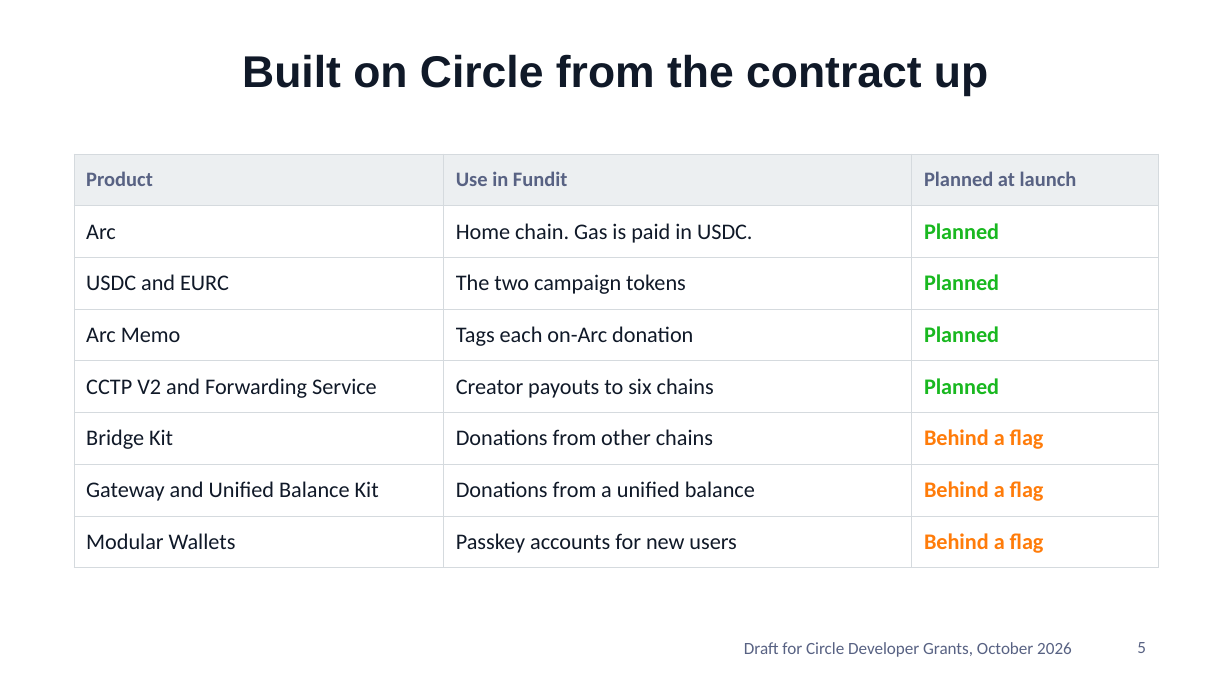
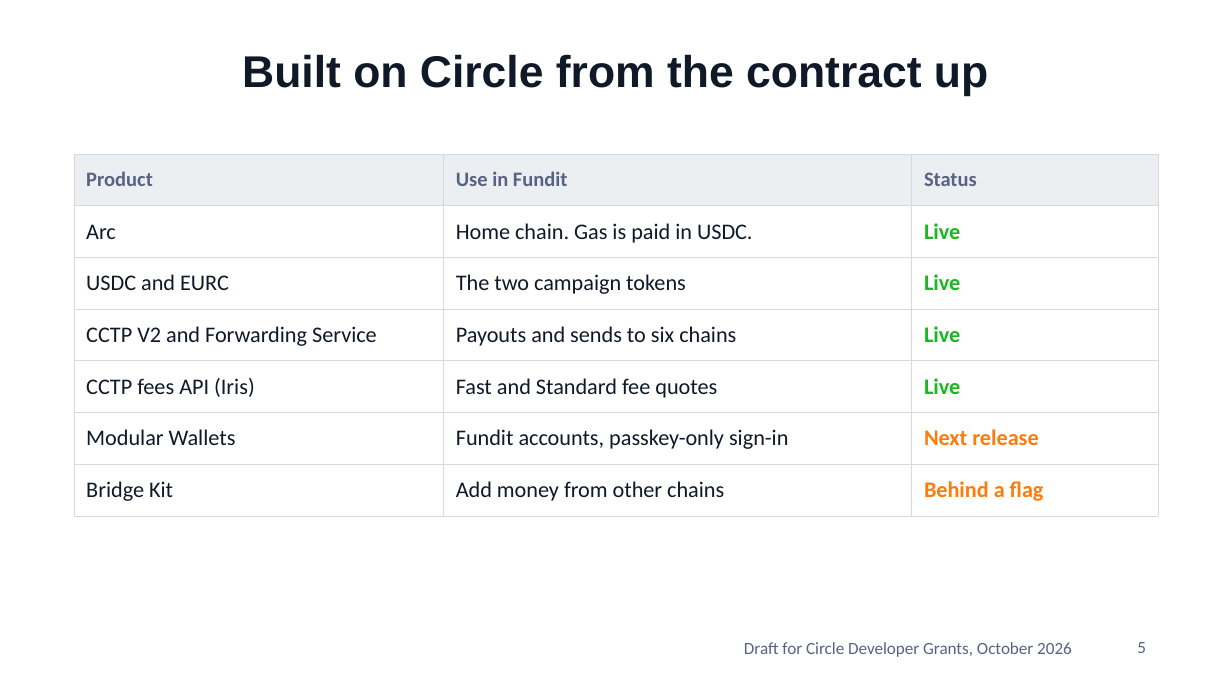
Before and after one commit to xanderslabs/Fundit, a slide deck: slide 5 of docs/fundit-pitch-deck.pptx. Drawn at 1232x693 pixels with LibreOffice and Linux fonts; fonts in the diff are those of the drawing; background and template pictures are left out. Boxes give left, top, right and bottom in pixels: in the first picture for what was removed or moved away, otherwise in the second. Text is boxed around its words. In the diff, an @@ line names an element or a change of style, - is before the commit and + after.

```diff
--- a/docs/fundit-pitch-deck.pptx
+++ b/docs/fundit-pitch-deck.pptx
@@ table at (74,154,1158,505) @@
-row 1: Product | Use in Fundit | Planned at launch
-row 2: Arc | Home chain. Gas is paid in USDC. | Planned
-row 3: USDC and EURC | The two campaign tokens | Planned
-row 4: Arc Memo | Tags each on-Arc donation | Planned
-row 5: CCTP V2 and Forwarding Service | Creator payouts to six chains | Planned
-row 6: Bridge Kit | Donations from other chains | Behind a flag
-row 7: Gateway and Unified Balance Kit | Donations from a unified balance | Behind a flag
-row 8: Modular Wallets | Passkey accounts for new users | Behind a flag
+row 1: Product | Use in Fundit | Status
+row 2: Arc | Home chain. Gas is paid in USDC. | Live
+row 3: USDC and EURC | The two campaign tokens | Live
+row 4: CCTP V2 and Forwarding Service | Payouts and sends to six chains | Live
+row 5: CCTP fees API (Iris) | Fast and Standard fee quotes | Live
+row 6: Modular Wallets | Fundit accounts, passkey-only sign-in | Next release
+row 7: Bridge Kit | Add money from other chains | Behind a flag
```
Also in this commit, not shown: 6 other slides changed, 6 other files.
